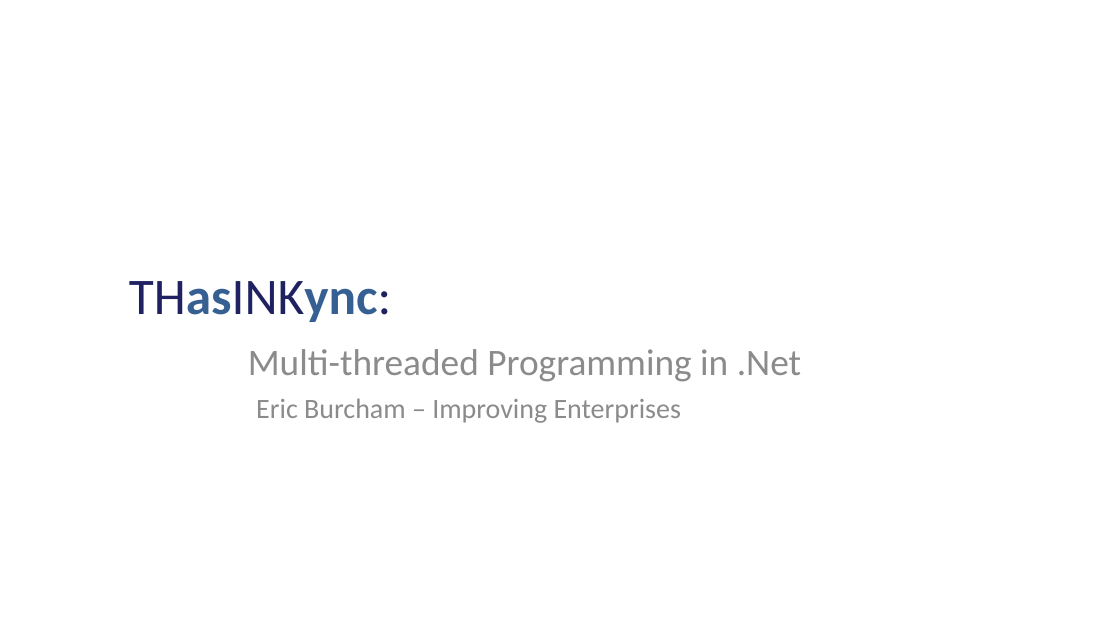
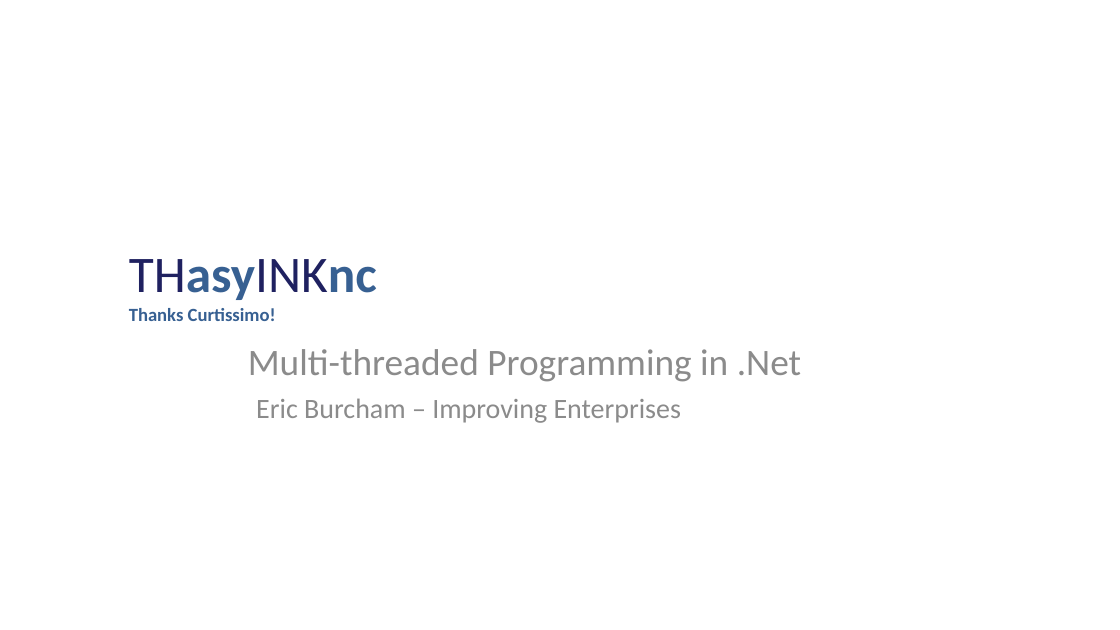
Before and after one commit to ericburcham/THasyINKnc, a slide deck: slide 1 of Presentation/THasINKync.pptx. Drawn at 1120x630 pixels with LibreOffice and Linux fonts; fonts in the diff are those of the drawing; background and template pictures are left out. Boxes give left, top, right and bottom in pixels: in the first picture for what was removed or moved away, otherwise in the second. Text is boxed around its words. In the diff, an @@ line names an element or a change of style, - is before the commit and + after.

```diff
--- a/Presentation/THasINKync.pptx
+++ b/Presentation/THasINKync.pptx
@@ title at (129, 259, 377, 321): text changed; size 33 to 12 pt; text colour #1F2160 to #376092; bold on @@
-THasINKync:
+THasyINKnc
+Thanks Curtissimo!
```
Also in this commit, not shown: 3 other slides changed, 11 slides added, 1 other file.
